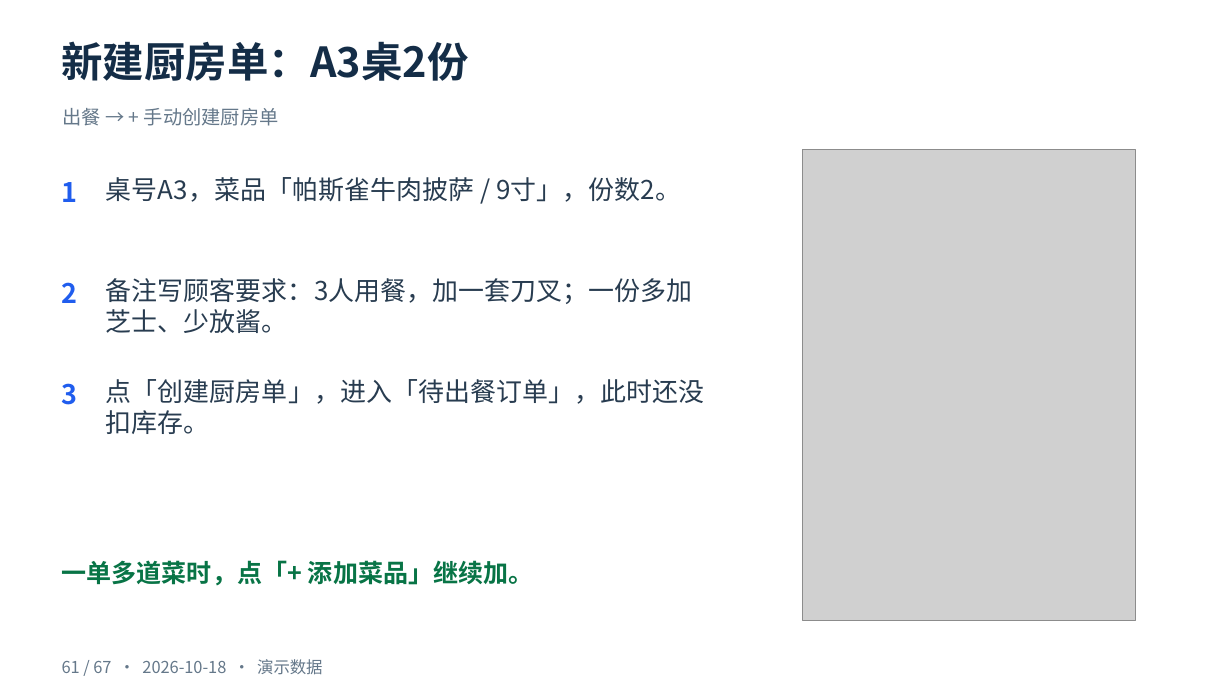
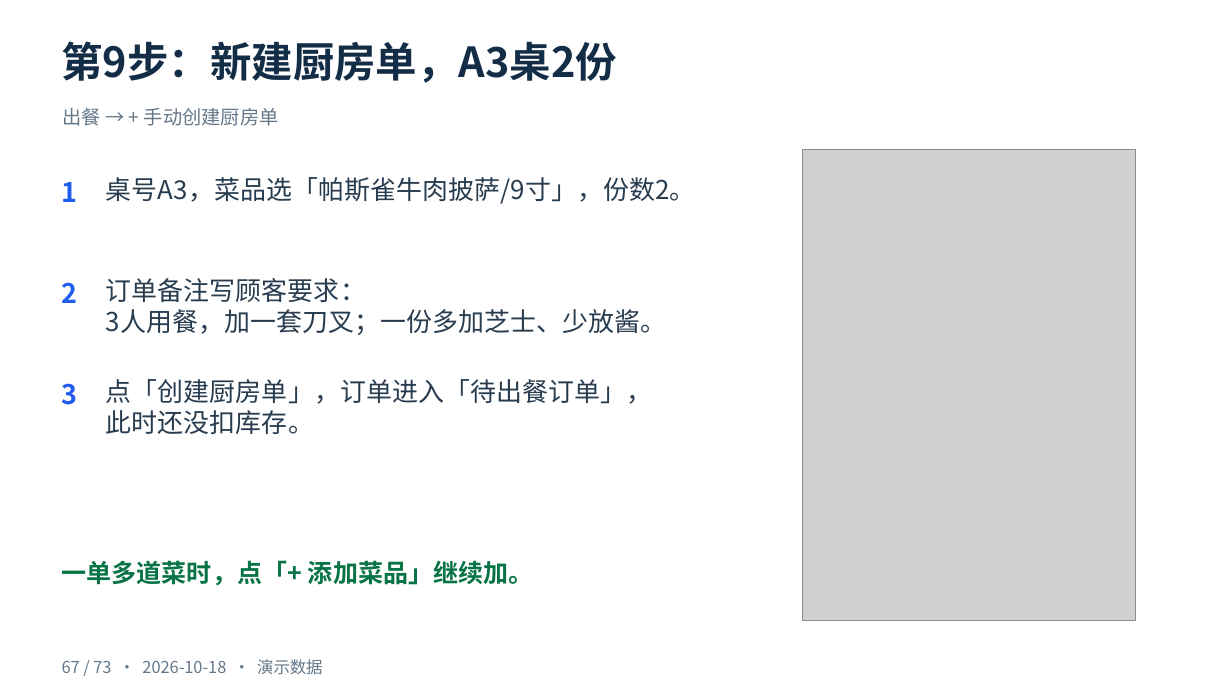
Before and after one commit to cangjie/snowmeet_ai_doc, a slide deck: slide 67 of docs/fnb/training/食材管理-v4-从零上手到出餐扣减-2026-10-18.pptx (slide 61 before the commit). Drawn at 1232x693 pixels with LibreOffice and Linux fonts; fonts in the diff are those of the drawing; grey boxes stand for pictures. Boxes give left, top, right and bottom in pixels: in the first picture for what was removed or moved away, otherwise in the second. Text is boxed around its words. In the diff, an @@ line names an element or a change of style, - is before the commit and + after.

```diff
--- a/docs/fnb/training/食材管理-v4-从零上手到出餐扣减-2026-10-18.pptx
+++ b/docs/fnb/training/食材管理-v4-从零上手到出餐扣减-2026-10-18.pptx
@@ text at box(62, 41, 618, 83): text changed @@
-新建厨房单：A3桌2份
+第9步：新建厨房单，A3桌2份
@@ text at box(106, 177, 696, 204): text changed @@
-桌号A3，菜品「帕斯雀牛肉披萨 / 9寸」，份数2。
+桌号A3，菜品选「帕斯雀牛肉披萨/9寸」，份数2。
@@ text at box(106, 278, 667, 335): text changed @@
-备注写顾客要求：3人用餐，加一套刀叉；一份多加芝士、少放酱。
+订单备注写顾客要求：
+3人用餐，加一套刀叉；一份多加芝士、少放酱。
@@ text at box(106, 379, 652, 434): text changed @@
-点「创建厨房单」，进入「待出餐订单」，此时还没扣库存。
+点「创建厨房单」，订单进入「待出餐订单」，
+此时还没扣库存。
@@ text at box(62, 659, 322, 675): text changed @@
-61 / 67 · 2026-10-18 · 演示数据
+67 / 73 · 2026-10-18 · 演示数据
```
Also in this commit, not shown: 66 other slides changed, 6 slides added, 3 other files.
